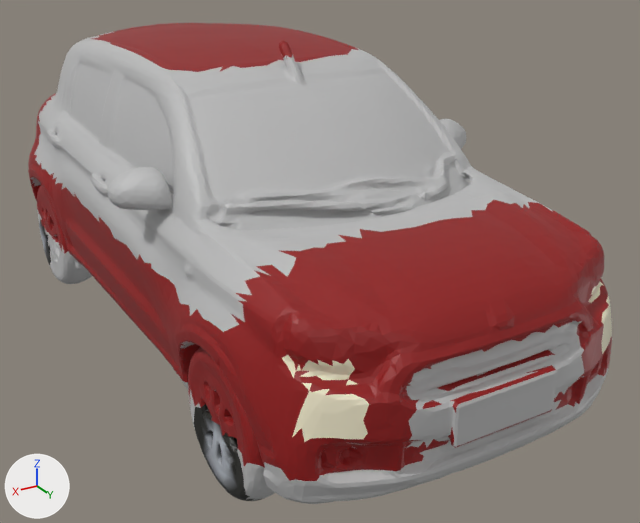
Renders of the glTF model scripts/assets/models/vehicles/player.glb from each side of a commit.
One viewpoint serves both versions: a 50 mm camera at (94.1, 179.7, 107.1) aimed at (-6.9, 11.4, 23.0). Every picture has the same lights, and +X, +Y and +Z are marked at lower left. The older version comes first. Where no turn or scale is listed for an object, it has been applied to the vertices. Vertices at exactly the same position are counted once.

Objects in the first picture: 'body', 'headlights_front', 'wheel_2' and 1 more.
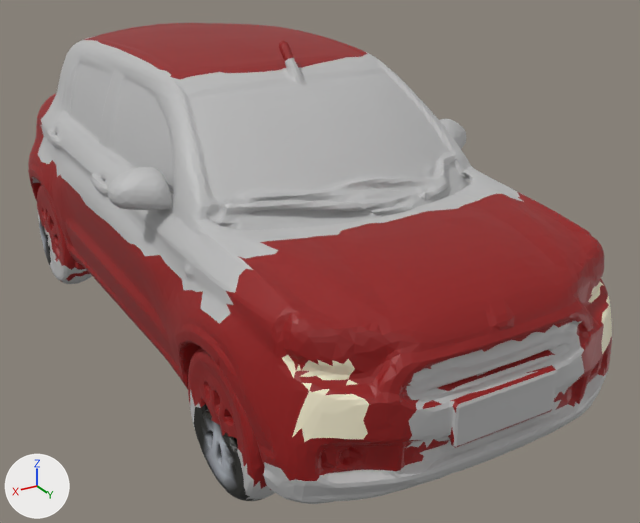
Where the change shows, as pixel boxes (x1, y1, x2, y2) in the pictures (640 x 523 px):
part 1 of me_body, recoloured
    both: (30, 32, 608, 489)

Patch to the scene script:
```diff
--- a/scripts/assets/models/vehicles/player.glb.py
+++ b/scripts/assets/models/vehicles/player.glb.py
@@ me_body @@
 me_body.from_pydata(...)  # 18338 vertices, 36209 faces; spans x -44.0..45.0, y -86.0..86.0, z 0.0..75.0
 # used by ob_body; location = (0.0, 0.0, 0.0)
+# me_body part 1: 3458 kept faces spanning x -40.0..41.0, y -86.0..85.0, z 1.0..73.0 get new vertex colours; the middle colour goes from white #ffffff to red #c71c1c
 me_body.materials.append(mat_body)
```
